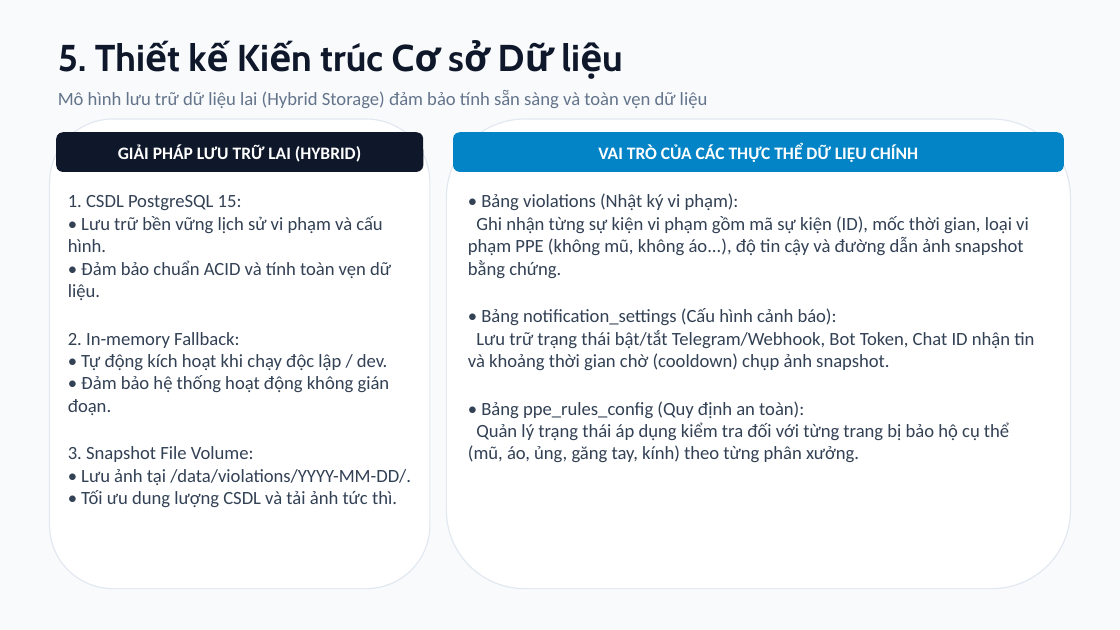
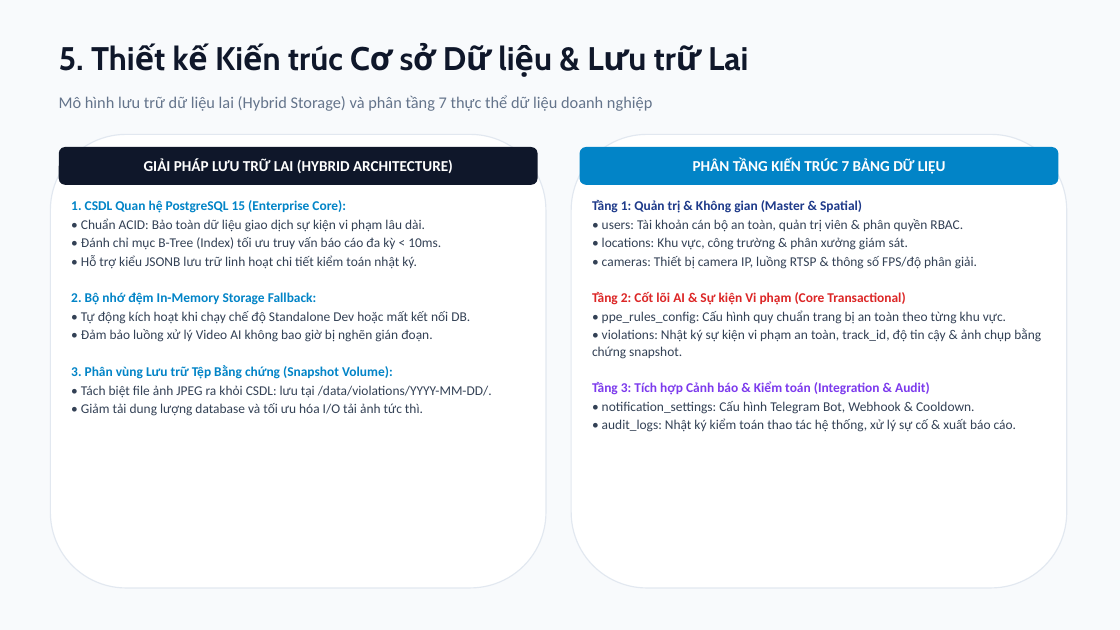
Before and after one commit to DuyTrum/AI-Safety-Monitor, a slide deck: slide 6 of BaoCao_TienDo_AISafetyMonitor.pptx. Drawn at 1120x630 pixels with LibreOffice and Linux fonts; fonts in the diff are those of the drawing. Boxes give left, top, right and bottom in pixels: in the first picture for what was removed or moved away, otherwise in the second. Text is boxed around its words. In the diff, an @@ line names an element or a change of style, - is before the commit and + after.

```diff
--- a/BaoCao_TienDo_AISafetyMonitor.pptx
+++ b/BaoCao_TienDo_AISafetyMonitor.pptx
@@ text at [59,46,343,266]: text changed; size 32 to 28 pt @@
-5. Thiết kế Kiến trúc Cơ sở Dữ liệu
+5. Thiết kế Kiến trúc Cơ sở Dữ liệu & Lưu trữ Lai
@@ text at [59,95,652,111]: text changed; size 16 to 14 pt @@
-Mô hình lưu trữ dữ liệu lai (Hybrid Storage) đảm bảo tính sẵn sàng và toàn vẹn dữ liệu
+Mô hình lưu trữ dữ liệu lai (Hybrid Storage) và phân tầng 7 thực thể dữ liệu doanh nghiệp
@@ rounded rectangle: place and size @@
-rounded rectangle at [50,119,430,589]
+rounded rectangle at [50,134,546,588]
@@ rounded rectangle "GIẢI PHÁP LƯU TRỮ LAI ...": place and size @@
-rounded rectangle "GIẢI PHÁP LƯU TRỮ LAI ..." at [56,132,423,171]
+rounded rectangle "GIẢI PHÁP LƯU TRỮ LAI ..." at [59,147,538,185]
@@ rounded rectangle removed at [453,132,1064,171] @@
-VAI TRÒ CỦA CÁC THỰC THỂ DỮ LIỆU CHÍNH
@@ rounded rectangle: place and size @@
-rounded rectangle at [446,119,1070,589]
+rounded rectangle at [571,134,1067,588]
@@ rounded rectangle added at [580,147,1059,185], fill #0284C7, 13 pt, text #FFFFFF, bold @@
+PHÂN TẦNG KIẾN TRÚC 7 BẢNG DỮ LIỆU
@@ text in rounded rectangle at [144,159,453,173]: text changed; size 15 to 13 pt @@
-GIẢI PHÁP LƯU TRỮ LAI (HYBRID)
+GIẢI PHÁP LƯU TRỮ LAI (HYBRID ARCHITECTURE)
@@ text at [71,200,492,416]: text changed; size 16 to 11.5 pt @@
-1. CSDL PostgreSQL 15:
-• Lưu trữ bền vững lịch sử vi phạm và cấu hình.
-• Đảm bảo chuẩn ACID và tính toàn vẹn dữ liệu.
-2. In-memory Fallback:
-• Tự động kích hoạt khi chạy độc lập / dev.
-• Đảm bảo hệ thống hoạt động không gián đoạn.
-3. Snapshot File Volume:
-• Lưu ảnh tại /data/violations/YYYY-MM-DD/.
-• Tối ưu dung lượng CSDL và tải ảnh tức thì.
+1. CSDL Quan hệ PostgreSQL 15 (Enterprise Core):
+• Chuẩn ACID: Bảo toàn dữ liệu giao dịch sự kiện vi phạm lâu dài.
+• Đánh chỉ mục B-Tree (Index) tối ưu truy vấn báo cáo đa kỳ < 10ms.
+• Hỗ trợ kiểu JSONB lưu trữ linh hoạt chi tiết kiểm toán nhật ký.
+2. Bộ nhớ đệm In-Memory Storage Fallback:
+• Tự động kích hoạt khi chạy chế độ Standalone Dev hoặc mất kết nối DB.
+• Đảm bảo luồng xử lý Video AI không bao giờ bị nghẽn gián đoạn.
+3. Phân vùng Lưu trữ Tệp Bằng chứng (Snapshot Volume):
+• Tách biệt file ảnh JPEG ra khỏi CSDL: lưu tại /data/violations/YYYY-MM-DD/.
+• Giảm tải dung lượng database và tối ưu hóa I/O tải ảnh tức thì.
@@ text removed at [468,193,1034,462] @@
-• Bảng violations (Nhật ký vi phạm):
-Ghi nhận từng sự kiện vi phạm gồm mã sự kiện (ID), mốc thời gian, loại vi phạm PPE (không mũ, không áo...), độ tin cậy và đường dẫn ảnh snapshot bằng chứng.
-• Bảng notification_settings (Cấu hình cảnh báo):
-Lưu trữ trạng thái bật/tắt Telegram/Webhook, Bot Token, Chat ID nhận tin và khoảng thời gian chờ (cooldown) chụp ảnh snapshot.
-• Bảng ppe_rules_config (Quy định an toàn):
-Quản lý trạng thái áp dụng kiểm tra đối với từng trang bị bảo hộ cụ thể (mũ, áo, ủng, găng tay, kính) theo từng phân xưởng.
@@ text added at [592,200,1041,432], 11.5 pt, text #334155 @@
+Tầng 1: Quản trị & Không gian (Master & Spatial)
+• users: Tài khoản cán bộ an toàn, quản trị viên & phân quyền RBAC.
+• locations: Khu vực, công trường & phân xưởng giám sát.
+• cameras: Thiết bị camera IP, luồng RTSP & thông số FPS/độ phân giải.
+Tầng 2: Cốt lõi AI & Sự kiện Vi phạm (Core Transactional)
+• ppe_rules_config: Cấu hình quy chuẩn trang bị an toàn theo từng khu vực.
+• violations: Nhật ký sự kiện vi phạm an toàn, track_id, độ tin cậy & ảnh chụp bằng chứng snapshot.
+Tầng 3: Tích hợp Cảnh báo & Kiểm toán (Integration & Audit)
+• notification_settings: Cấu hình Telegram Bot, Webhook & Cooldown.
+• audit_logs: Nhật ký kiểm toán thao tác hệ thống, xử lý sự cố & xuất báo cáo.
```
Also in this commit, not shown: 1 slide added, 1 slide removed, 36 other files.
